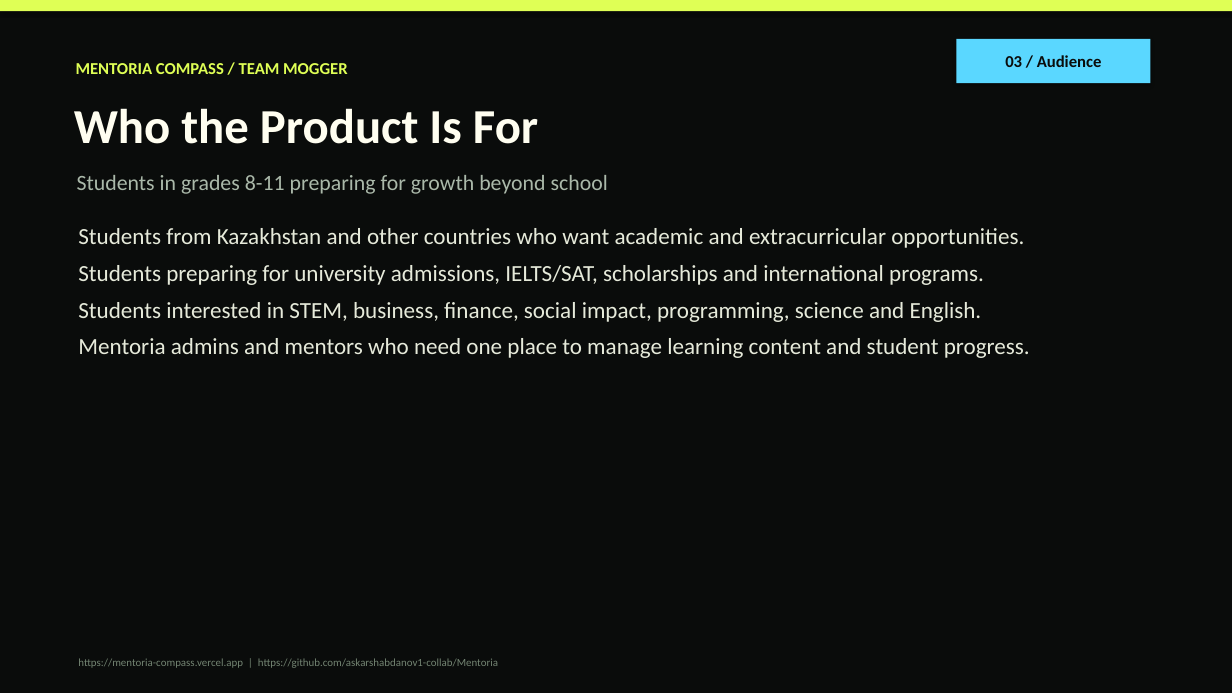
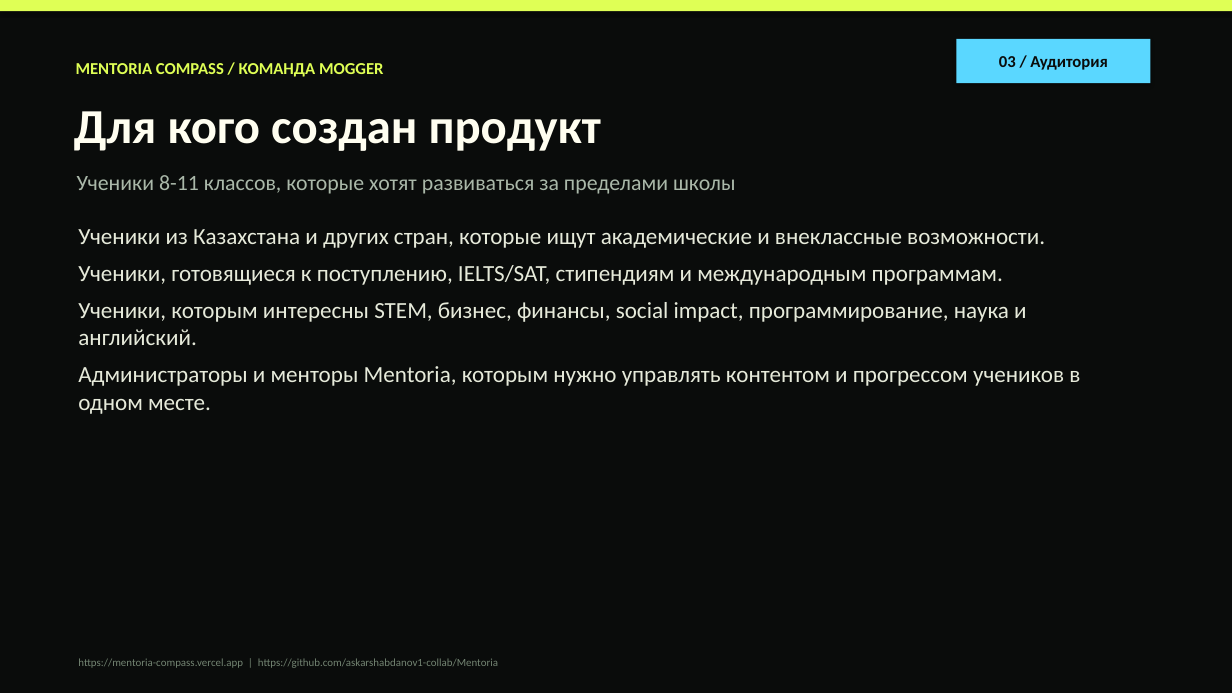
Before and after one commit to askarshabdanov1-collab/Mentoria, a slide deck: slide 3 of Mentoria_Compass_Mogger_Presentation.pptx. Drawn at 1232x693 pixels with LibreOffice and Linux fonts; fonts in the diff are those of the drawing. Boxes give left, top, right and bottom in pixels: in the first picture for what was removed or moved away, otherwise in the second. Text is boxed around its words. In the diff, an @@ line names an element or a change of style, - is before the commit and + after.

```diff
--- a/Mentoria_Compass_Mogger_Presentation.pptx
+++ b/Mentoria_Compass_Mogger_Presentation.pptx
@@ text in rectangle at (999,56,1107,70): text changed @@
-03 / Audience
+03 / Аудитория
@@ text at (76,63,384,77): text changed @@
-MENTORIA COMPASS / TEAM MOGGER
+MENTORIA COMPASS / КОМАНДА MOGGER
@@ text at (74,111,601,151): text changed @@
-Who the Product Is For
+Для кого создан продукт
@@ text at (77,175,736,194): text changed @@
-Students in grades 8-11 preparing for growth beyond school
+Ученики 8-11 классов, которые хотят развиваться за пределами школы
@@ text at (78,229,1080,414): text changed @@
-Students from Kazakhstan and other countries who want academic and extracurricular opportunities.
-Students preparing for university admissions, IELTS/SAT, scholarships and international programs.
-Students interested in STEM, business, finance, social impact, programming, science and English.
-Mentoria admins and mentors who need one place to manage learning content and student progress.
+Ученики из Казахстана и других стран, которые ищут академические и внеклассные возможности.
+Ученики, готовящиеся к поступлению, IELTS/SAT, стипендиям и международным программам.
+Ученики, которым интересны STEM, бизнес, финансы, social impact, программирование, наука и английский.
+Администраторы и менторы Mentoria, которым нужно управлять контентом и прогрессом учеников в одном месте.
```
Also in this commit, not shown: 8 other slides changed, 1 slide added, 1 slide removed, 2 other files.
